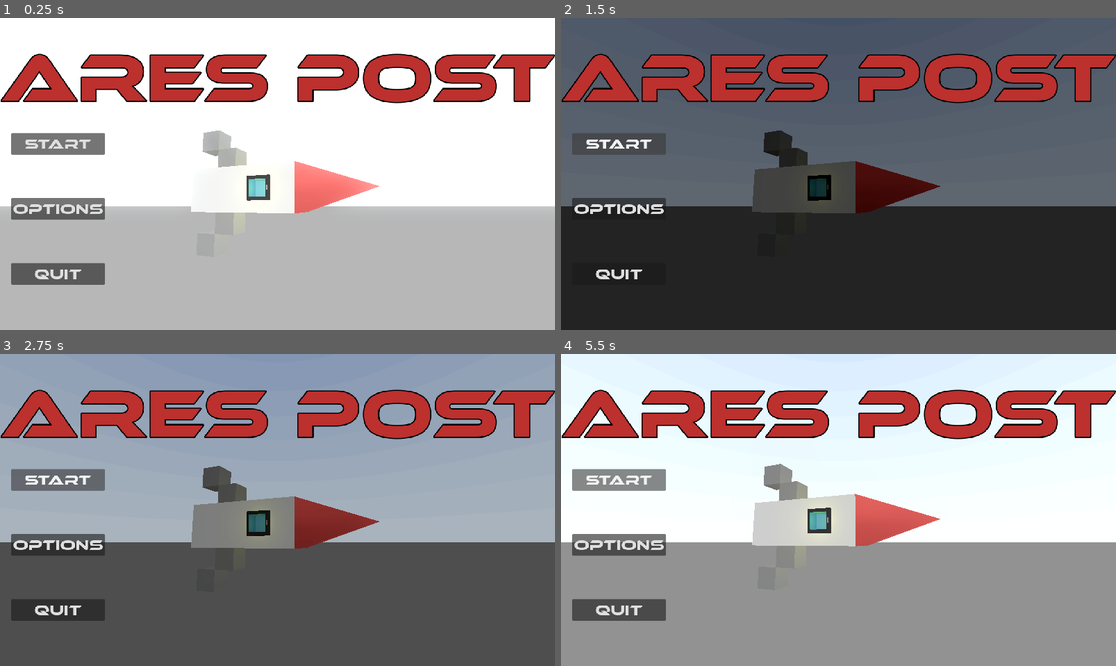
Above: before the commit, frames 1-4 (two rows, left to right).
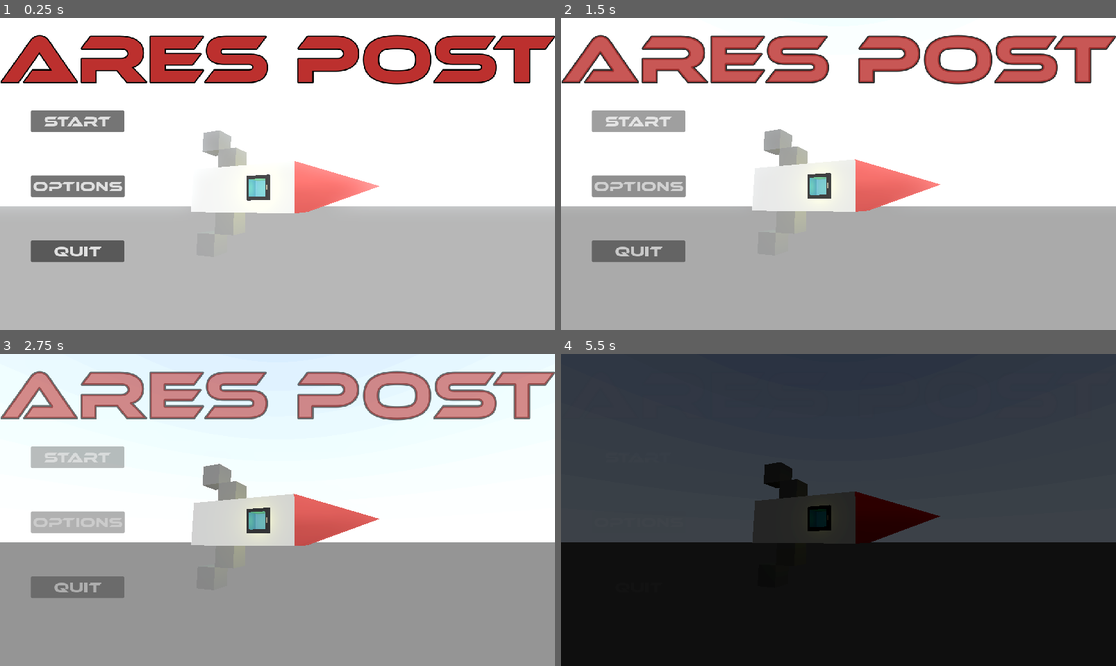
Above: after the commit, the same moments.

Repository: christiansuar/ares-post
Game: Godot game, scene res://Scenes/Cutscenes/Intro.tscn
The game is run twice, just before and just after one commit, with the same random seed, the same clock (stepped at 60 frames per second) and the same inputs. A sky picture missing from this copy of the repository is replaced by a grey-blue gradient.
Inputs:
- Up to frame 1 (0.25 s): no input
- Up to frame 2 (1.5 s): click "Options" at 0.5 s; click "Start" at 1.25 s
- Up to frame 3 (2.75 s): click "Start" at 2 s
- Up to frame 4 (5.5 s): click "Start" at 2.75 s

The runs differ from the first frame. In frame 1, 19% of the frame differs, in the area x 0-100%, y 5-86%; in frame 2, 99%; in frame 3, 99%; in frame 4, 100%, in the area x 0-100%, y 0-100%.

Commit message:
Main Menu and Idle screen fade
add intro dialogue

Diff:
--- a/Scenes/Cutscenes/Intro.tscn
+++ b/Scenes/Cutscenes/Intro.tscn
@@ -162,29 +162,25 @@
 
 [node name="mainmenu" type="Control" parent="."]
 layout_mode = 3
-anchors_preset = 8
-anchor_left = 0.5
-anchor_top = 0.5
-anchor_right = 0.5
-anchor_bottom = 0.5
-offset_left = -20.0
-offset_top = -20.0
-offset_right = 20.0
-offset_bottom = 20.0
+anchors_preset = 15
+anchor_right = 1.0
+anchor_bottom = 1.0
 grow_horizontal = 2
 grow_vertical = 2
+size_flags_horizontal = 4
+size_flags_vertical = 4
 
 [node name="VBoxContainer" type="VBoxContainer" parent="mainmenu"]
 layout_mode = 1
 anchors_preset = -1
-anchor_left = 0.02
-anchor_top = 0.369
-anchor_right = 0.241
-anchor_bottom = 0.883
-offset_left = -533.8
-offset_top = -79.76
-offset_right = -347.64
-offset_bottom = 214.68
+anchor_left = 0.056
+anchor_top = 0.296
+anchor_right = 0.225
+anchor_bottom = 0.79
+offset_left = -0.512001
+offset_top = 0.192001
+offset_right = -0.200012
+offset_bottom = 0.0799866
 grow_vertical = 2
 size_flags_horizontal = 4
 size_flags_vertical = 6
@@ -216,15 +212,11 @@
 [node name="Label" type="Label" parent="mainmenu"]
 layout_mode = 1
 anchors_preset = -1
-anchor_left = 0.002
-anchor_top = 0.06
-anchor_right = 0.927
-anchor_bottom = 0.321
-offset_left = -554.08
-offset_top = -267.4
-offset_right = 556.92
-offset_bottom = -108.84
+anchor_right = 1.0
+anchor_bottom = 0.261
+offset_bottom = -0.128006
 grow_horizontal = 2
+grow_vertical = 2
 size_flags_horizontal = 6
 size_flags_vertical = 6
 theme_override_fonts/font = ExtResource("4_smjl0")
--- a/Scenes/Cutscenes/intro.gd
+++ b/Scenes/Cutscenes/intro.gd
@@ -1,8 +1,8 @@
 extends Node3D
 
 @onready var intro_player = $AnimationPlayer
-@onready var tween = create_tween()
-@onready var env_exposure = $WorldEnvironment.environment.tonemap_exposure
+@onready var spam_prev = true
+@onready var env_exposure = $WorldEnvironment.environment
 
 
 func _ready() -> void:
@@ -10,9 +10,20 @@
 
 
 func _on_button_pressed() -> void:
-	intro_player.stop()
-	tween.tween_property($mainmenu, "modulate.a", 0.00, 5.0)
-	intro_player.play("Mission Brief")
+	if spam_prev:
+		#PREVENTS SPAMMING THE BUTTON
+		spam_prev = false
+
+		var tween1 = get_tree().create_tween()
+		var tween2 = get_tree().create_tween()
+
+		tween1.tween_property(env_exposure, "tonemap_exposure", 0.0, 5.0)
+		tween2.tween_property($mainmenu, "modulate:a", 0.0, 5.0)
+
+		await tween1.finished
+
+
+		intro_player.play("Mission Brief")
 
 
 func _on_button_2_pressed() -> void:
